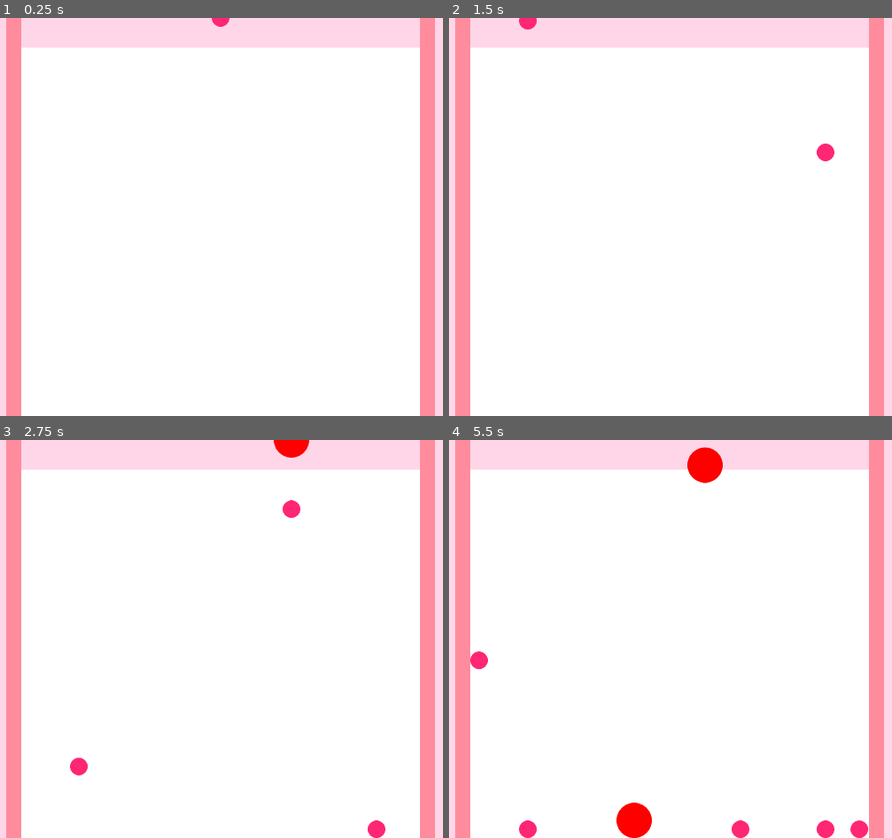
Above: before the commit, frames 1-4 (two rows, left to right).
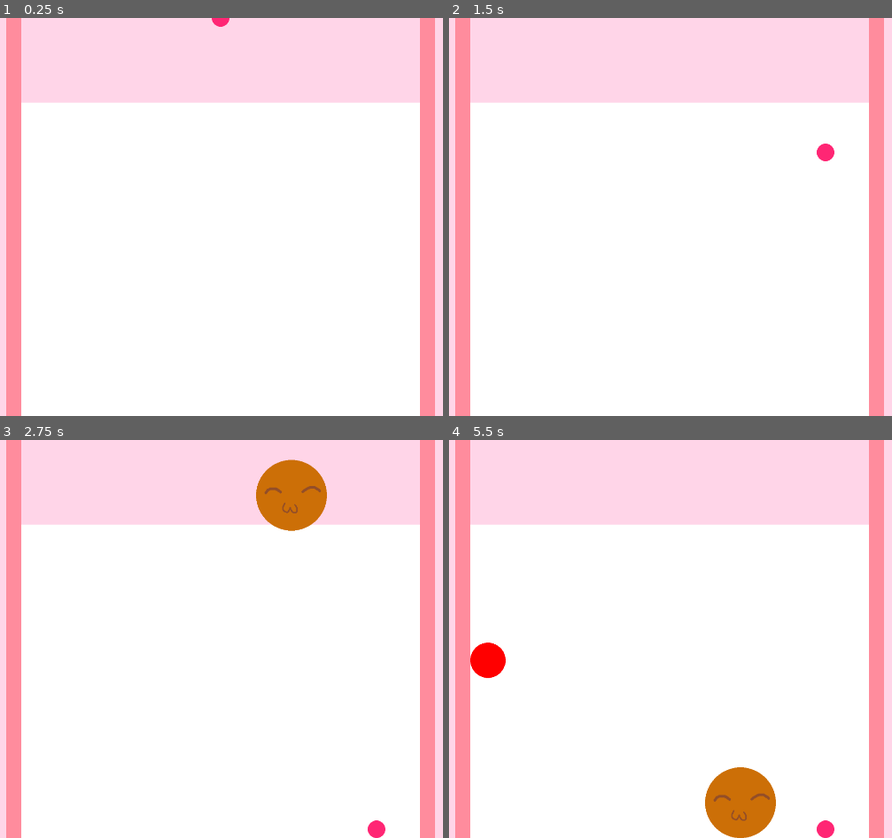
Above: after the commit, the same moments.

Repository: jadicodes/candy-drop
Game: Godot game, scene res://world/world.tscn
Same seed, same stepped clock (60 frames per second), same inputs: the game is played once before the commit and once after it.
Inputs (mouse positions are in pixels of both pictures, inside the frame that each line leads up to):
- Up to frame 1 (0.25 s): no input
- Up to frame 2 (1.5 s): tap Enter at 0.5 s; move the mouse to (825, 197) at 0.52 s; click (825, 197) at 0.6 s; move the mouse to (528, 236) at 1.27 s; click (528, 236) at 1.35 s
- Up to frame 3 (2.75 s): move the mouse to (292, 551) at 2.02 s; click (292, 551) at 2.1 s
- Up to frame 4 (5.5 s): move the mouse to (635, 718) at 2.77 s; click (635, 718) at 2.85 s; move the mouse to (883, 698) at 3.52 s; click (883, 698) at 3.6 s; move the mouse to (457, 579) at 4.27 s; click (457, 579) at 4.35 s; move the mouse to (705, 639) at 5.02 s; click (705, 639) at 5.1 s

The runs differ from the first frame. In frame 1, 12% of the frame differs, in the area x 4-95%, y 7-22%; in frame 2, 13%; in frame 3, 13%; in frame 4, 16%, in the area x 4-95%, y 1-100%.

Commit message:
Add orange ball

Diff:
--- a/project/ball/ball.gd
+++ b/project/ball/ball.gd
@@ -3,10 +3,14 @@
 
 signal color_changed(collision_radius)
 
+const PINK = preload("res://ball/pink_ball.png")
+const RED = preload("res://ball/red_ball.png")
+const ORANGE = preload("res://ball/orange_ball.png")
 
 enum colors {
 	PINK,
 	RED,
+	ORANGE,
 }
 
 var _ball_array = []
@@ -14,25 +18,35 @@
 var _ball_color: int:
 	set(state):
 		if state == colors.PINK:
-			$RedBall.hide()
+			_set_sprite_texture(PINK)
 			_set_collision_radius(24)
-		else:
-			$RedBall.show()
+		if state == colors.RED:
+			_set_sprite_texture(RED)
 			_set_collision_radius(48)
+		if state == colors.ORANGE:
+			_set_sprite_texture(ORANGE)
+			_set_collision_radius(96)
 		_ball_color = state
 
 
 func _ready() -> void:
-	var number = randi_range(1,2)
+	var number = randi_range(1,3)
 	if number == 1:
 		_ball_color = colors.PINK
 	if number == 2:
 		_ball_color = colors.RED
+	if number == 3:
+		_ball_color = colors.ORANGE
+
+
+func _set_sprite_texture(path):
+	$Sprite.texture = path
 
 
 func _set_collision_radius(radius) -> void:
 	$Collision.shape.radius = radius
 	$CollisionDetector.set_size(radius + 5)
+
 
 func return_color() -> int:
 	return _ball_color
--- a/project/ball/ball.tscn
+++ b/project/ball/ball.tscn
@@ -12,7 +12,7 @@
 [node name="Ball" type="RigidBody2D"]
 script = ExtResource("1_kxcw0")
 
-[node name="PinkBall" type="Sprite2D" parent="."]
+[node name="Sprite" type="Sprite2D" parent="."]
 texture = ExtResource("1_uvfap")
 
 [node name="RedBall" type="Sprite2D" parent="."]
--- a/project/world/world.tscn
+++ b/project/world/world.tscn
@@ -18,7 +18,7 @@
 anchor_right = 0.5
 anchor_bottom = 1.0
 offset_left = 420.0
-offset_top = 80.0
+offset_top = 230.0
 offset_right = 1500.0
 offset_bottom = 1080.0
 grow_horizontal = 2
@@ -37,7 +37,7 @@
 rotation = 1.5708
 
 [node name="Timer" type="Timer" parent="."]
-wait_time = 0.5
+wait_time = 1.5
 one_shot = true
 
 [connection signal="timeout" from="Timer" to="." method="_on_timer_timeout"]
Binary file added: project/ball/orange_ball.png
Not shown, added: project/ball/orange_ball.png.import
